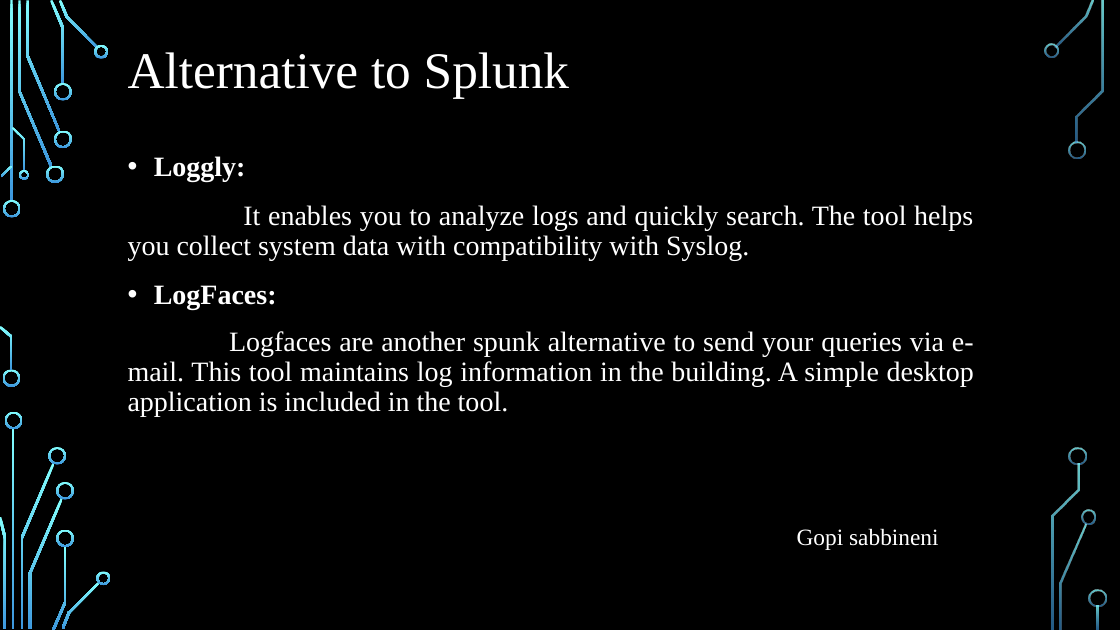
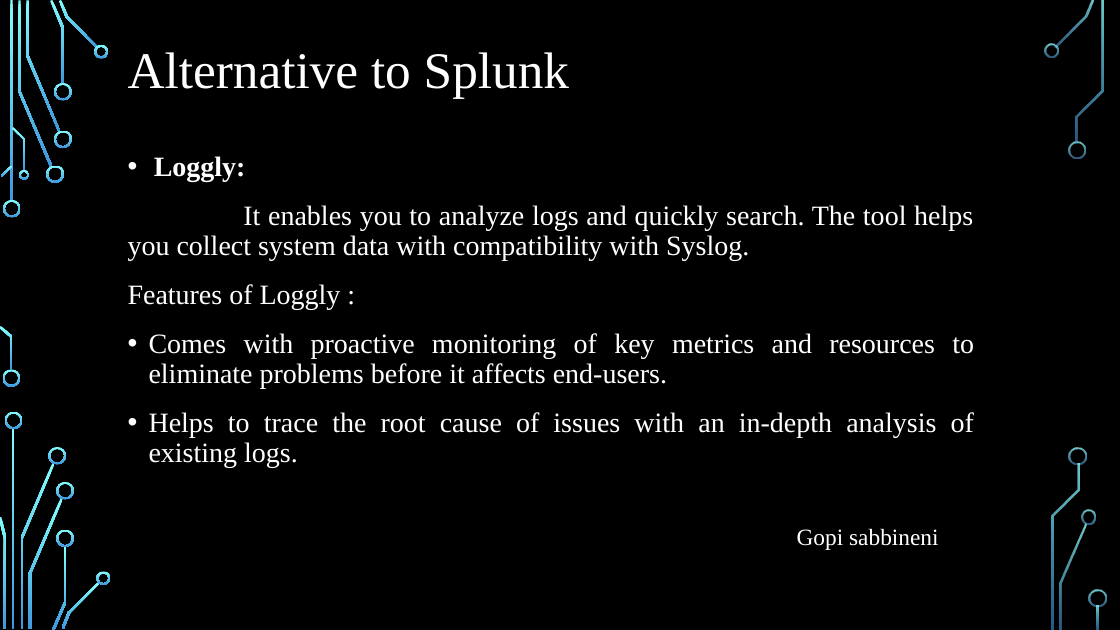
Before and after one commit to varungoud2930/Splunk-for-processing-machine-data, a slide deck: slide 12 of docs/splunkdemo.pptx. Drawn at 1120x630 pixels with LibreOffice and Linux fonts; fonts in the diff are those of the drawing; background and template pictures are left out. Boxes give left, top, right and bottom in pixels: in the first picture for what was removed or moved away, otherwise in the second. Text is boxed around its words. In the diff, an @@ line names an element or a change of style, - is before the commit and + after.

Commit message:
changes in ppt

```diff
--- a/docs/splunkdemo.pptx
+++ b/docs/splunkdemo.pptx
@@ text at box(128, 284, 974, 468): text changed @@
-• LogFaces:
-Logfaces are another spunk alternative to send your queries via e-mail. This tool maintains log information in the building. A simple desktop application is included in the tool.
+Features of Loggly :
+• Comes with proactive monitoring of key metrics and resources to eliminate problems before it affects end-users.
+• Helps to trace the root cause of issues with an in-depth analysis of existing logs.
```
Also in this commit, not shown: 1 other slide changed, 1 slide added.
